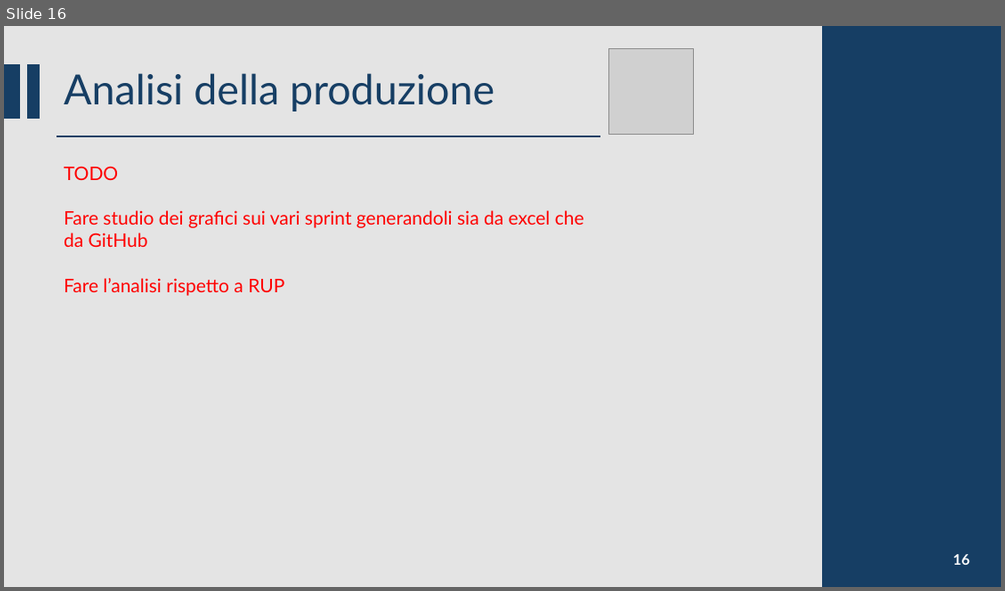
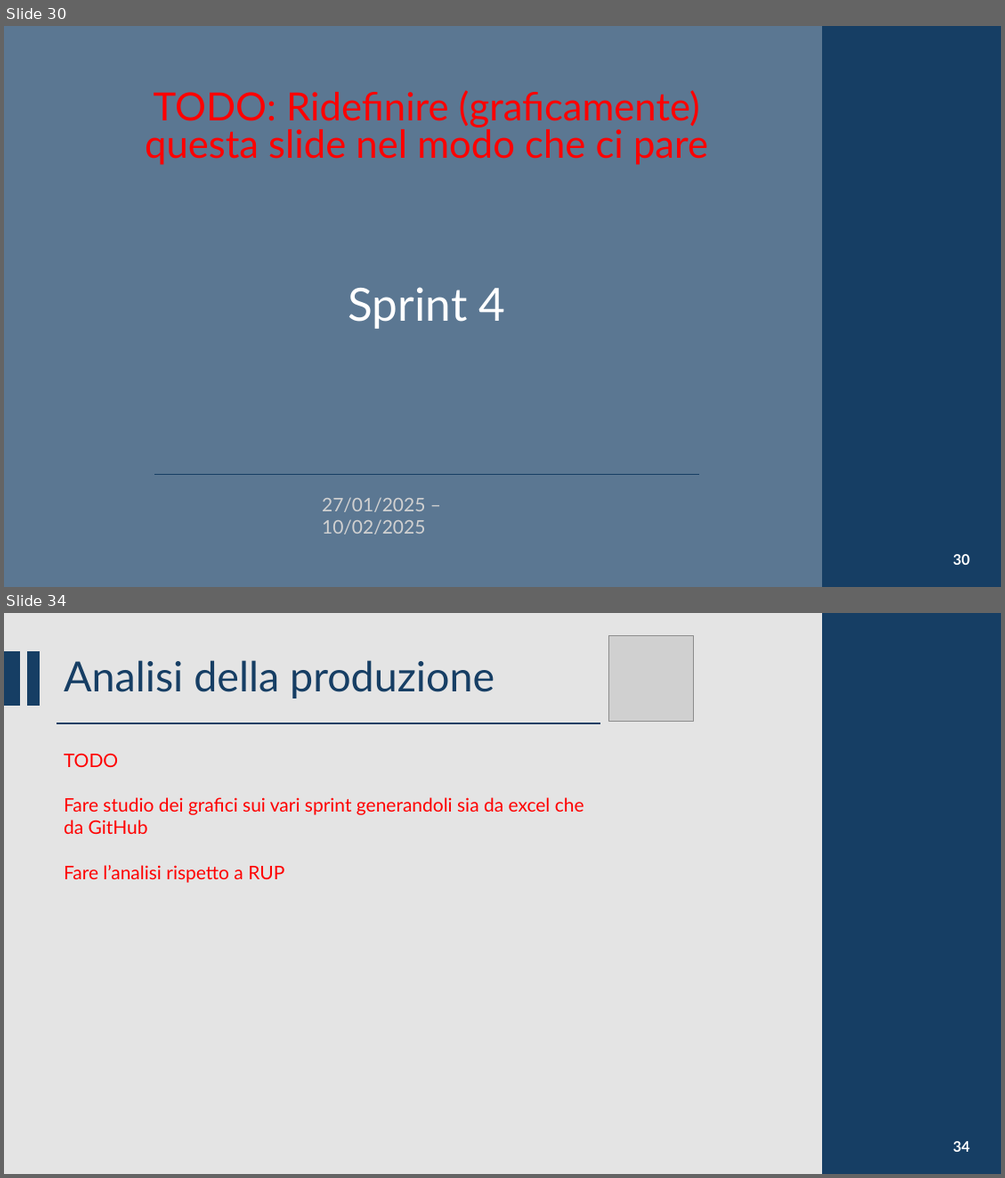
Before and after one commit to CSW-Teams/MS3-docs, a slide deck: ShiftsHappen/Sprint 5/CSW Sprint 5.pptm. Shown one above the other, each under a label of ours: slide 16 before the commit, slides 30 and 34 after it; the slides between them are not shown. The pictures are 1005x591 and 1005x1178 pixels, drawn with LibreOffice and Linux fonts; fonts in the diff are those of the drawing; grey boxes stand for pictures. Boxes give left, top, right and bottom in pixels: in the first picture for what was removed or moved away, otherwise in the second. Text is boxed around its words. In the diff, an @@ line names an element or a change of style, - is before the commit and + after.

```diff
--- a/ShiftsHappen/Sprint 5/CSW Sprint 5.pptm
+++ b/ShiftsHappen/Sprint 5/CSW Sprint 5.pptm
@@ slide 30 added at [4,26,1001,587], background #163E64 at 70% opacity @@
@@ rectangle added at [823,26,1001,587], fill #163E64, outline #163E64 1.5 pt @@
@@ text added at [145,90,708,165], 37.4 pt, text #FF0000 @@
+TODO: Ridefinire (graficamente) questa slide nel modo che ci pare
@@ title added at [348,287,506,329], 44 pt, text #FFFFFF @@
+Sprint 4
@@ line added from (155, 474) to (699, 474), #163E64 1.5 pt @@
@@ text added at [322,497,425,534], 18 pt, text #D1D1D1 @@
+27/01/2025 – 10/02/2025
@@ page number added at [953,554,970,564], 14 pt, text #FFFFFF, bold @@
+30
@@ what was slide 16 is now slide 34 @@
@@ page number at [953,1141,970,1151]: text changed @@
-16
+34
```
Also in this commit, not shown: 9 slides changed, 17 other slides added, 1 other file.
